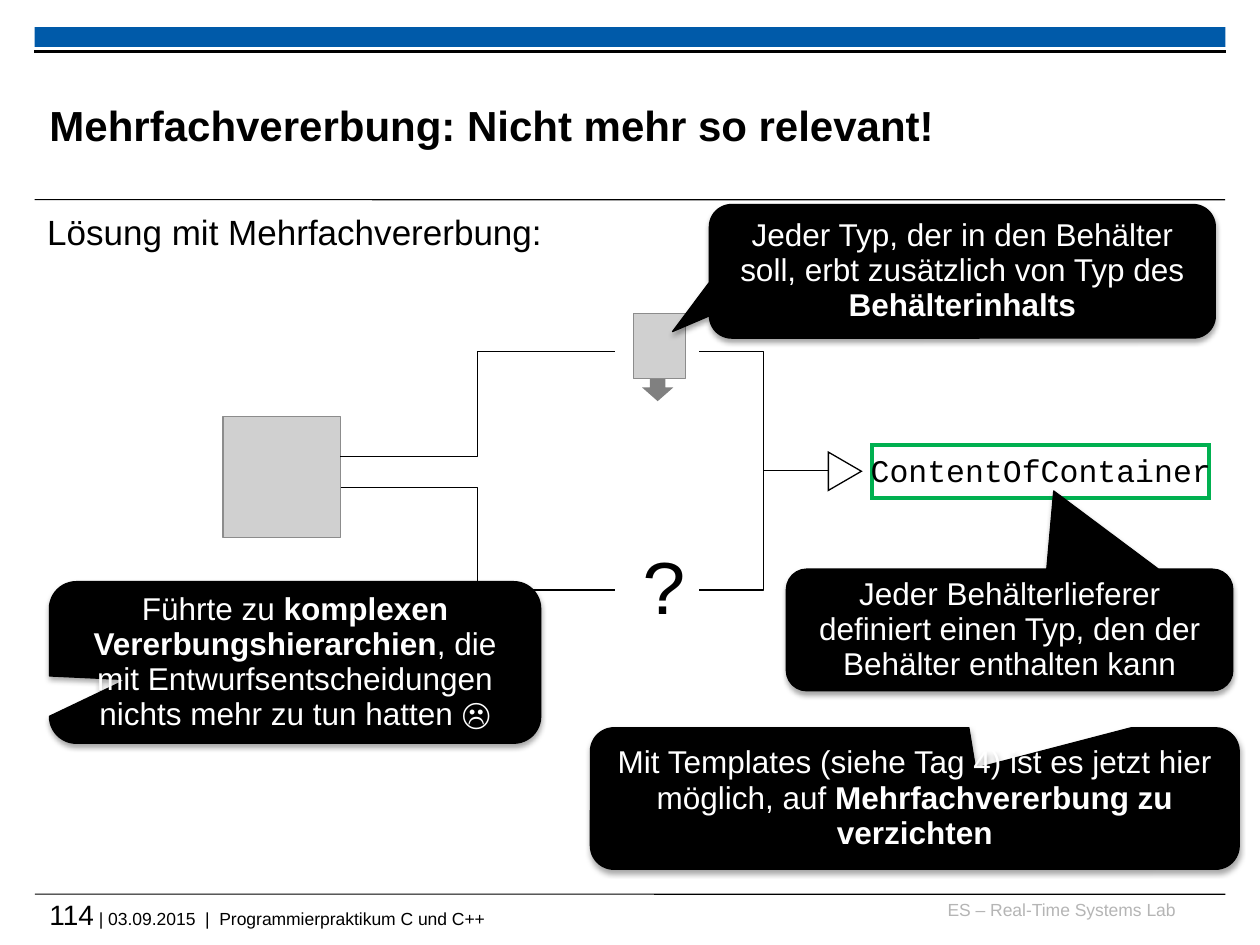
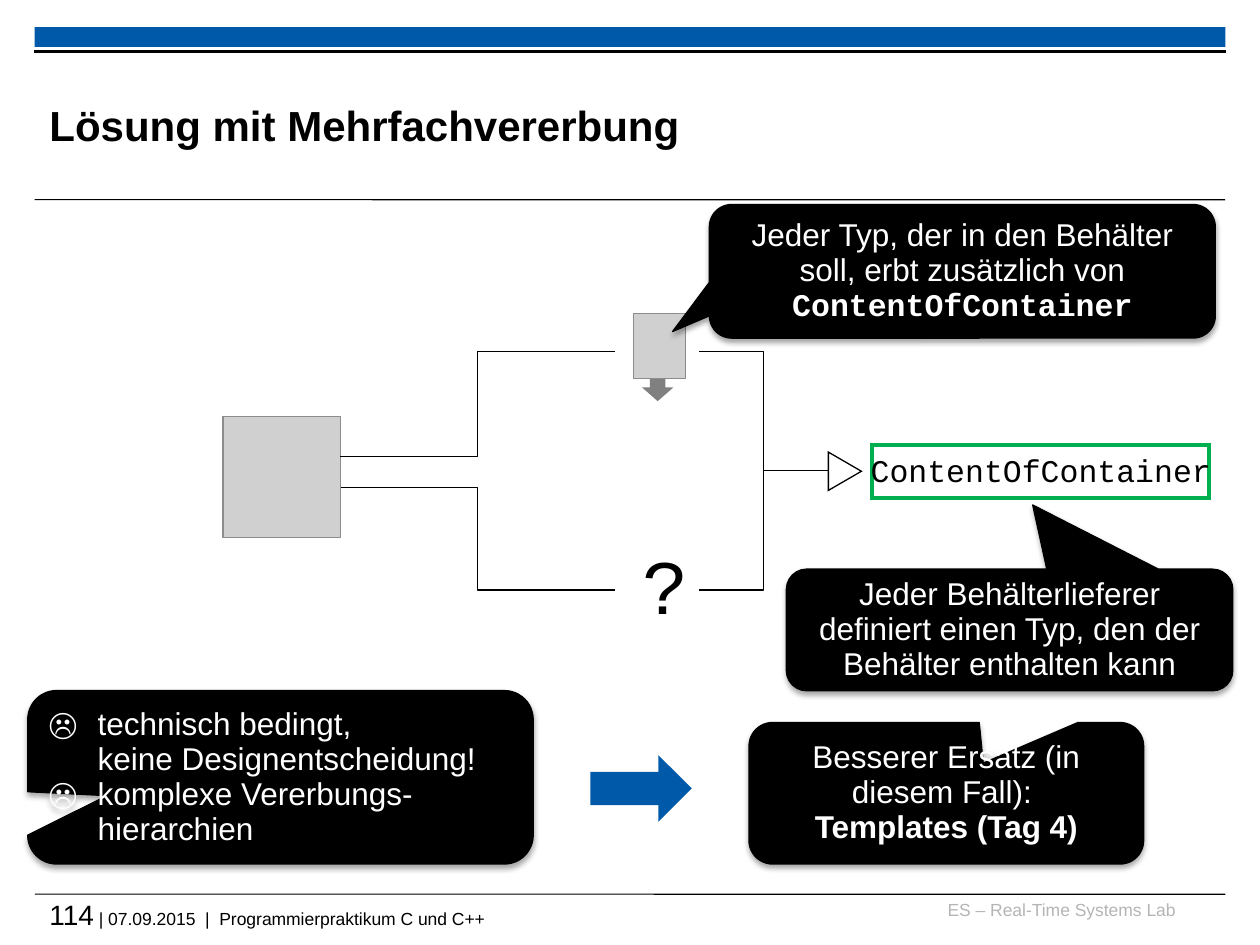
Before and after one commit to h82k/tud-cppp, a slide deck: slide 114 of vorlesung/cppp_lecture.pptx. Drawn at 1260x945 pixels with LibreOffice and Linux fonts; fonts in the diff are those of the drawing; grey boxes stand for pictures; background and template pictures are left out. Boxes give left, top, right and bottom in pixels: in the first picture for what was removed or moved away, otherwise in the second. Text is boxed around its words. In the diff, an @@ line names an element or a change of style, - is before the commit and + after.

```diff
--- a/vorlesung/cppp_lecture.pptx
+++ b/vorlesung/cppp_lecture.pptx
@@ title at bbox=[49, 110, 679, 150]: text changed @@
-Mehrfachvererbung: Nicht mehr so relevant!
+Lösung mit Mehrfachvererbung
@@ text removed at bbox=[47, 219, 541, 252] @@
-Lösung mit Mehrfachvererbung:
@@ text in rounded speech box at bbox=[752, 223, 1173, 317]: text changed @@
-Jeder Typ, der in den Behälter soll, erbt zusätzlich von Typ des Behälterinhalts
+Jeder Typ, der in den Behälter soll, erbt zusätzlich von ContentOfContainer
@@ rounded speech box "☹ technisch bedingt, keine Designentscheidung! ...": place and size @@
-rounded speech box "☹ technisch bedingt, keine Designentscheidung! ..." at bbox=[49, 582, 541, 743]
+rounded speech box "☹ technisch bedingt, keine Designentscheidung! ..." at bbox=[28, 690, 533, 864]
@@ text in rounded speech box at bbox=[98, 712, 476, 841]: text changed @@
-Führte zu komplexen Vererbungshierarchien, die mit Entwurfsentscheidungen nichts mehr zu tun hatten ☹
+☹ technisch bedingt,
+keine Designentscheidung!
+☹ komplexe Vererbungs-
+hierarchien
@@ rounded speech box "Besserer Ersatz (in diesem Fall): ...": place and size @@
-rounded speech box "Besserer Ersatz (in diesem Fall): ..." at bbox=[591, 728, 1240, 869]
+rounded speech box "Besserer Ersatz (in diesem Fall): ..." at bbox=[748, 722, 1143, 863]
@@ text in rounded speech box at bbox=[812, 743, 1080, 844]: text changed @@
-Mit Templates (siehe Tag 4) ist es jetzt hier möglich, auf Mehrfachvererbung zu verzichten
+Besserer Ersatz (in diesem Fall):
+Templates (Tag 4)
@@ right arrow added at bbox=[591, 755, 692, 822], fill #005AA9 @@
@@ text at bbox=[49, 905, 485, 929]: text changed @@
-114 | 03.09.2015 | Programmierpraktikum C und C++
+114 | 07.09.2015 | Programmierpraktikum C und C++
```
Also in this commit, not shown: 44 other slides changed, 6 slides added, 3 slides removed, 1 other file.
